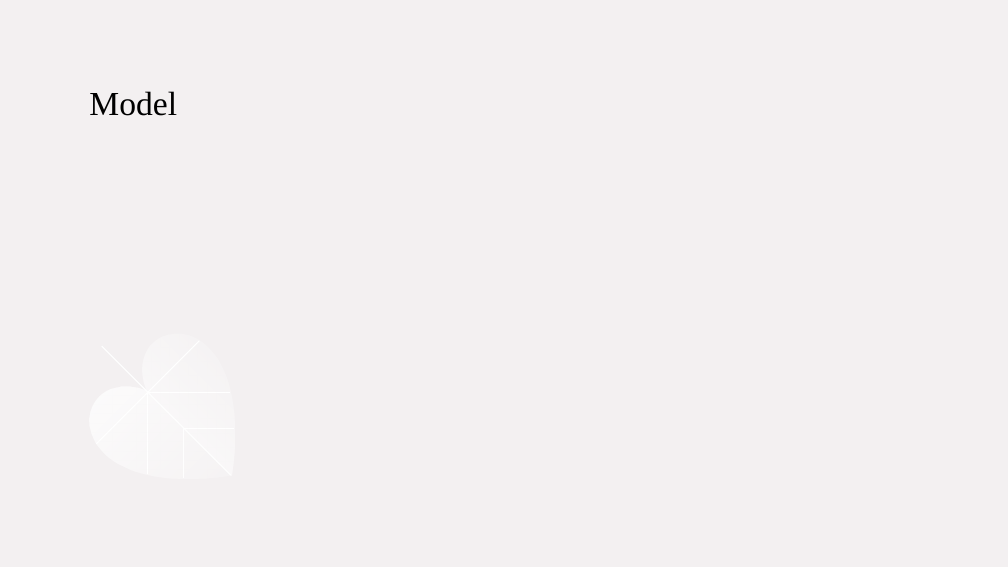
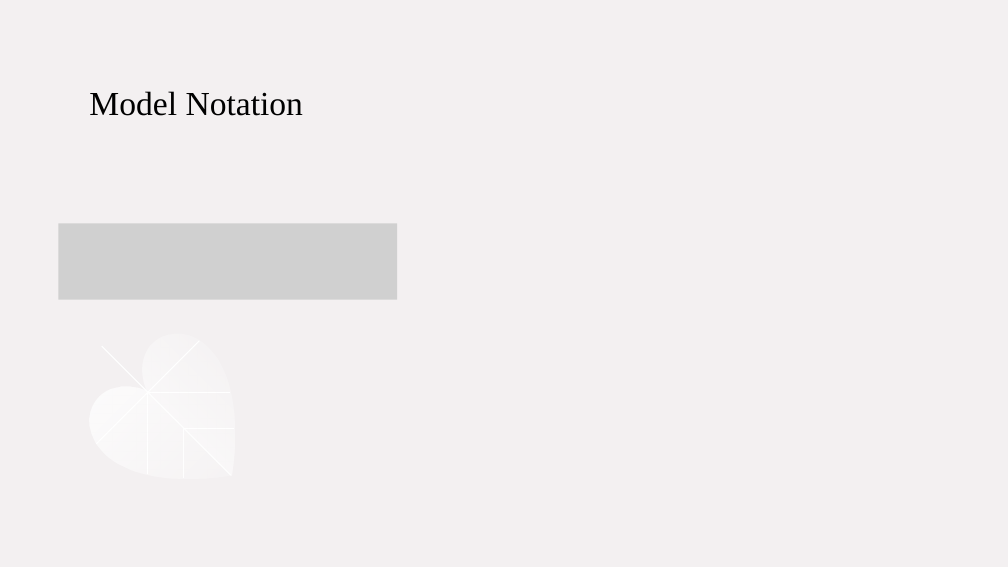
Before and after one commit to afong3/hardiness, a slide deck: slide 5 of final/presentation.pptx (slide 4 before the commit). Drawn at 1008x567 pixels with LibreOffice and Linux fonts; fonts in the diff are those of the drawing; grey boxes stand for pictures. Boxes give left, top, right and bottom in pixels: in the first picture for what was removed or moved away, otherwise in the second. Text is boxed around its words. In the diff, an @@ line names an element or a change of style, - is before the commit and + after.

```diff
--- a/final/presentation.pptx
+++ b/final/presentation.pptx
@@ title at <box>89,91,303,116</box>: text changed @@
-Model
+Model Notation
@@ picture added at <box>58,223,397,299</box> @@
```
Also in this commit, not shown: 5 other slides changed, 2 slides added, 19 other files.
